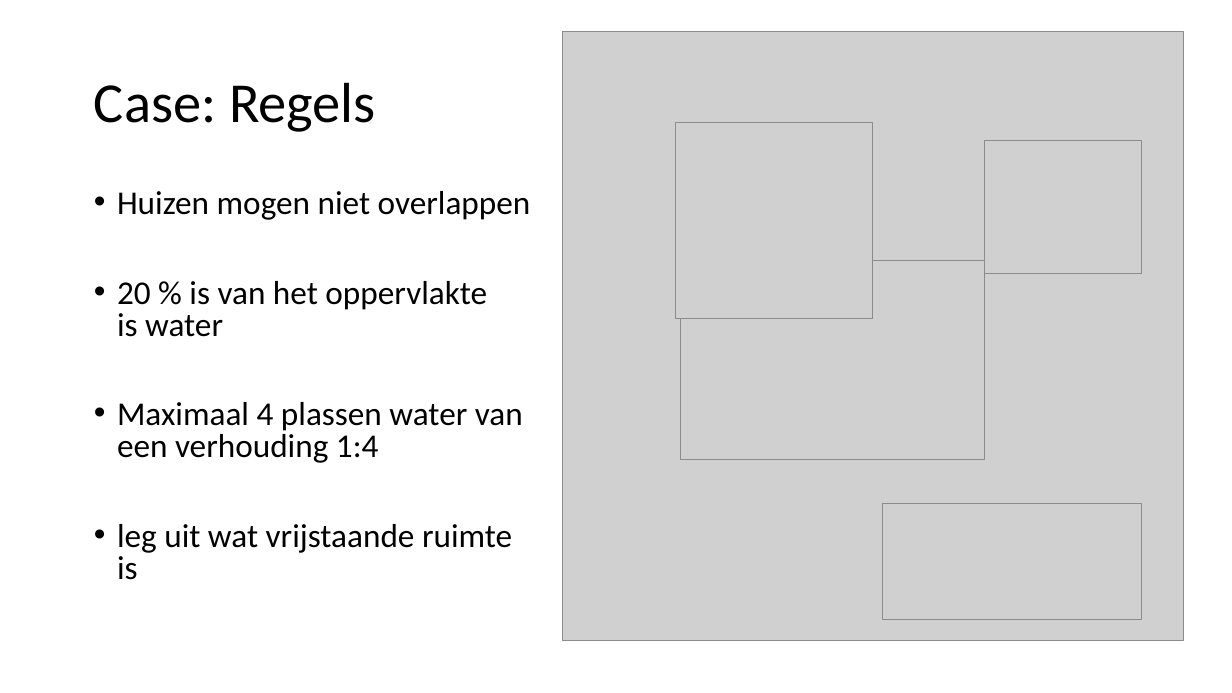
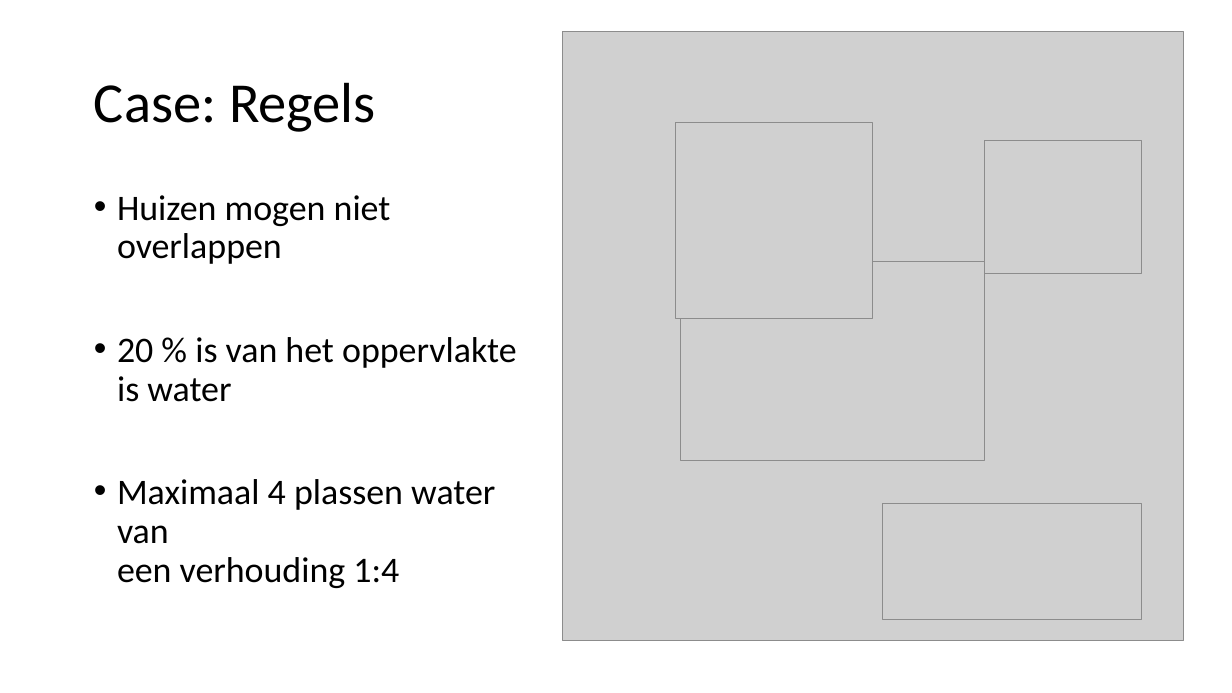
Before and after one commit to TammeThijs/Heuristics, a slide deck: slide 5 of Presentation2.pptx. Drawn at 1232x693 pixels with LibreOffice and Linux fonts; fonts in the diff are those of the drawing; grey boxes stand for pictures; background and template pictures are left out. Boxes give left, top, right and bottom in pixels: in the first picture for what was removed or moved away, otherwise in the second. Text is boxed around its words. In the diff, an @@ line names an element or a change of style, - is before the commit and + after.

```diff
--- a/Presentation2.pptx
+++ b/Presentation2.pptx
@@ text "Huizen mogen niet overlappen" at box(117, 195, 517, 588): size 25.9 to 28 pt; line spacing 0.8 to 0.9 @@
@@ text at box(117, 524, 512, 580): paragraph removed @@
-• leg uit wat vrijstaande ruimte
-  is
```
Also in this commit, not shown: 7 other slides changed, 6 other files.
